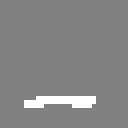
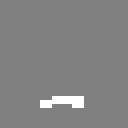
Before/after of a (128, 128) layered artwork. What changed in the layer stack:
painted on "Layer 3" over box(24, 96, 96, 108)
